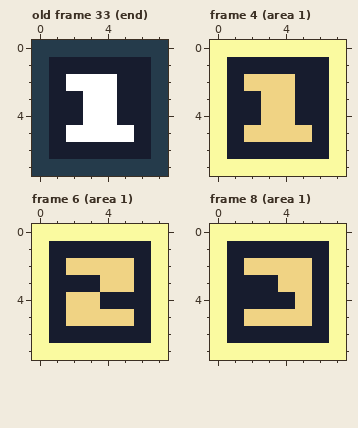
Pixel-art file, stored at res/levels.ase. That is the earlier state.
8x8 pixels, 52 frames. Shown: old frame 33 (end), frame 4 (area 1), frame 6 (area 1), frame 8 (area 1). The commit also changed other frames, which this record leaves out.
And afterwards:
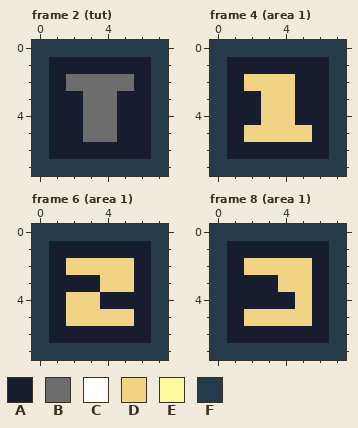
Palette (. is transparent): A #171c2e  B #6d6d6d  C #ffffff  D #f0d384  E #fafaa0  F #253b4b
A new or re-ordered frame is compared with the old frame closest to it.
Diff:
frames re-ordered
Changed rows in their new state; - is an unchanged pixel.
Frame 2 (tut) against old frame 33 (end):
first column x 2:
2 BBBB
3 -BB-
4 -BB-
5 ABBA
Frame 4 (area 1):
first column x 0:
0 FFFFFFFF
1 F------F
2 F------F
3 F------F
4 F------F
5 F------F
6 F------F
7 FFFFFFFF
Frame 6 (area 1): the same change as frame 4 (area 1)
Frame 8 (area 1): the same change as frame 4 (area 1)
